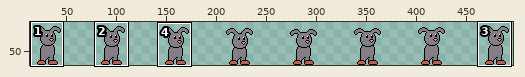
Two versions of one sprite sheet, Assets/Animation/Player/NewSpritesheets/Rework_Bemmy_Main-Idle.png. Above: a wide view before the commit, with the close-up outlined.
Close-up. Old version:
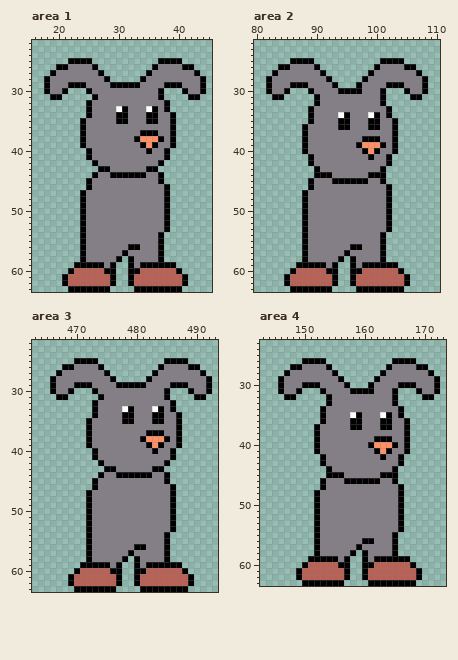
The file is 512x64 pixels. Shown: area 1: x 16..45, y 22..63; area 2: x 80..110, y 22..63; area 3: x 463..493, y 22..63; area 4: x 143..173, y 23..63. The wide view leaves out empty margins. The commit also changed other parts of the picture, which this record leaves out.
New version:
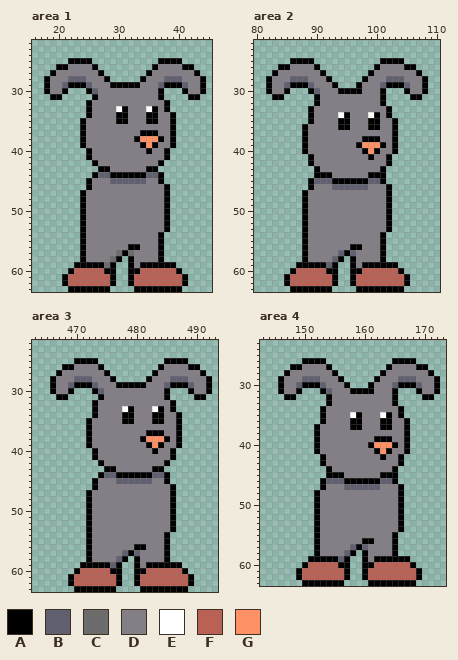
Palette (. is transparent): A #000000  B #606070  C #6c6c6c  D #847e87  E #ffffff  F #ba6156  G #ff9166
The edit:
Area 1:
y 28: x 22..24 DDD -> BBB; x 38..40 DDD -> BBB
y 29: x 21 D -> B; x 25 D -> B; x 37 D -> B; x 41 D -> B
y 30: x 26 D -> B
y 44: x 27..28 DD -> BB; x 35..36 DD -> BB
y 45: x 29..34 DDDDDD -> BBBBBB
y 57: x 30 D -> C; x 32 D -> C
y 58: x 29 D -> C
y 59: x 28 D -> C
Area 2:
y 28: x 86..88 DDD -> BBB; x 102..104 DDD -> BBB
y 29: x 85 D -> B; x 89 D -> B; x 101 D -> B; x 105 D -> B
y 30: x 90 D -> B
y 45: x 90..92 DDD -> BBB; x 99..100 DD -> BB
y 46: x 93..98 DDDDDD -> BBBBBB
y 57: x 94 D -> B; x 96 D -> B
y 58: x 93 D -> B
y 59: x 92 D -> B
Area 3:
y 28: x 470..472 DDD -> BBB; x 486..488 DDD -> BBB
y 29: x 469 D -> B; x 473 D -> B; x 485 D -> B; x 489 D -> B
y 30: x 474 D -> B
y 44: x 475..476 DD -> BB; x 483..484 DD -> BB
y 45: x 477..482 DDDDDD -> BBBBBB
y 57: x 478 D -> B; x 480 D -> B
y 58: x 477 D -> B
y 59: x 476 D -> B
Area 4:
y 29: x 150..152 DDD -> BBB; x 166..168 DDD -> BBB
y 30: x 149 D -> B; x 153 D -> B; x 165 D -> B; x 169 D -> B
y 31: x 154 D -> B
y 46: x 154..156 DDD -> BBB; x 163..164 DD -> BB
y 47: x 157..162 DDDDDD -> BBBBBB
y 57: x 158 D -> B; x 160 D -> B
y 58: x 157 D -> B
y 59: x 156 D -> B
